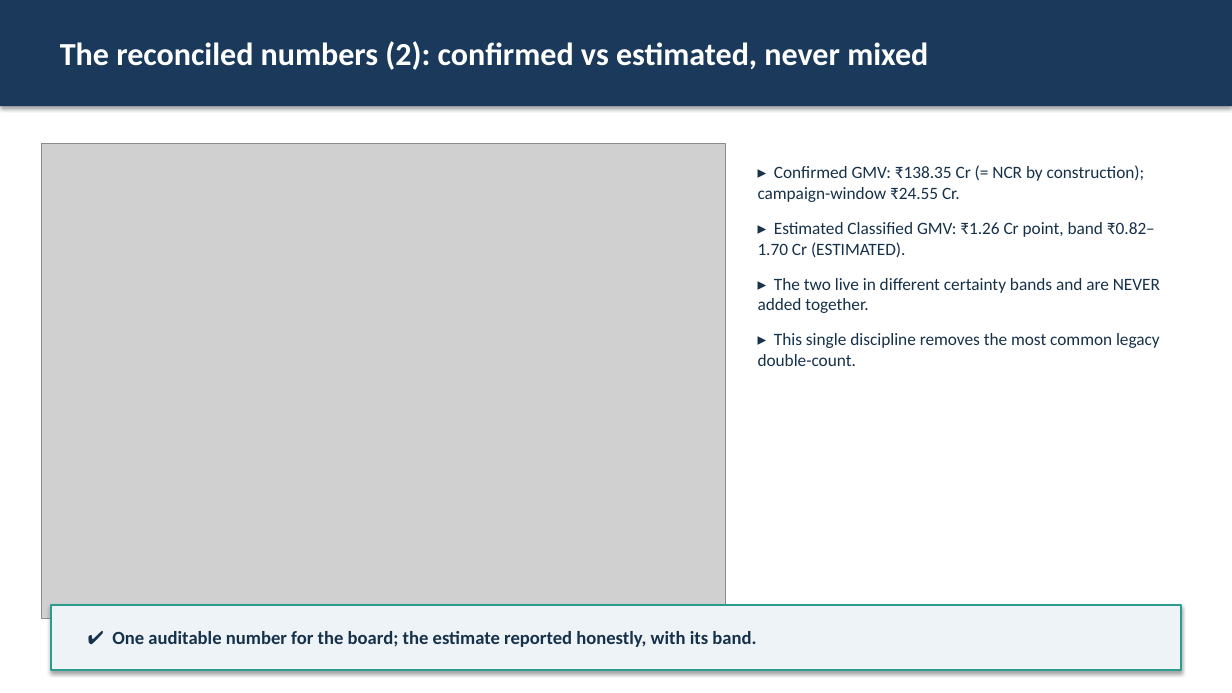
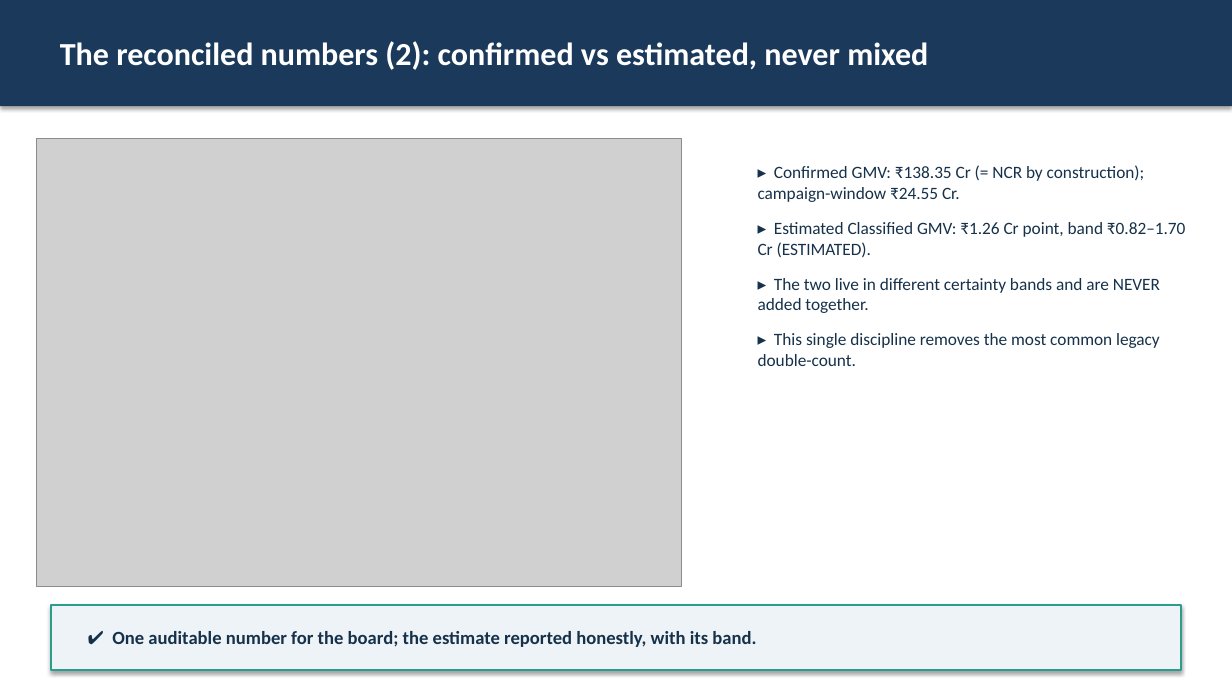
Before and after one commit to ARIF-rb/nexamart-m2, a slide deck: slide 7 of presentation/nexamart_m2_presentation.pptx. Drawn at 1232x693 pixels with LibreOffice and Linux fonts; fonts in the diff are those of the drawing; grey boxes stand for pictures. Boxes give left, top, right and bottom in pixels: in the first picture for what was removed or moved away, otherwise in the second. Text is boxed around its words. In the diff, an @@ line names an element or a change of style, - is before the commit and + after.

```diff
--- a/presentation/nexamart_m2_presentation.pptx
+++ b/presentation/nexamart_m2_presentation.pptx
@@ picture: place and size @@
-picture at (42, 143, 726, 619)
+picture at (37, 139, 681, 587)
@@ text "▸ Confirmed GMV: ₹138.35 Cr ..." rewrapped from (758, 165, 1160, 366) to (758, 165, 1186, 366) @@
```
Also in this commit, not shown: 8 other slides changed.
